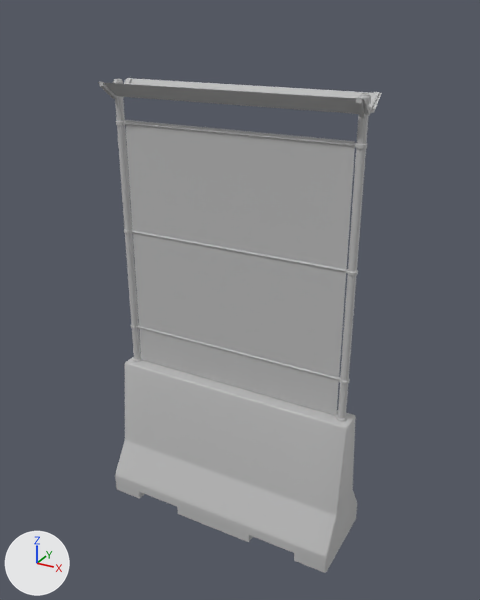
What one commit did to the glTF model public/models/impassable_barrier.glb.
Both versions are drawn from a 50 mm camera at (1.43, -2.52, 2.48) aimed at (0.03, 0.02, 1.21). Arrows for +X, +Y and +Z are at lower left; the lights stay in place. Where no turn or scale is listed for an object, it has been applied to the vertices. Vertices at the same position are counted once.

In view in the first picture: 'wall3'.
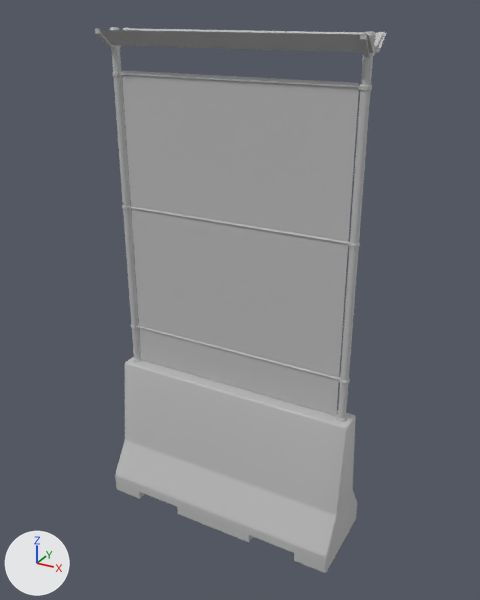
Commit message: barrier glb v1.4

Boxes (x1, y1, x2, y2) around the edits, measured in the pictures (480 x 600 px; the box of a moved part takes in the faces that stretch with it):
```json
{"object": "wall3", "change": "reshaped", "before": [98, 78, 382, 573], "after": [94, 27, 386, 573], "on screen": "10% taller"}
{"part": 1, "of": "me_mesh_004", "change": "moved or reshaped", "before": [133, 231, 345, 272], "after": [131, 207, 347, 244]}
{"part": 2, "of": "me_mesh_004", "change": "moved or reshaped", "before": [125, 122, 354, 146], "after": [122, 73, 358, 89]}
{"part": 3, "of": "me_mesh_004", "change": "moved or reshaped", "before": [98, 82, 369, 115], "after": [94, 30, 374, 53]}
{"part": 4, "of": "me_mesh_004", "change": "moved or reshaped", "before": [124, 78, 382, 113], "after": [123, 28, 386, 53]}
{"part": 5, "of": "me_mesh_004", "change": "moved or reshaped", "before": [117, 125, 139, 326], "after": [113, 76, 139, 326]}
{"part": 6, "of": "me_mesh_004", "change": "moved or reshaped", "before": [340, 149, 366, 381], "after": [340, 90, 370, 381]}
{"part": 7, "of": "me_mesh_004", "change": "moved or reshaped", "before": [99, 78, 336, 416], "after": [95, 27, 336, 416]}
{"part": 8, "of": "me_mesh_004", "change": "moved or reshaped", "before": [126, 92, 380, 415], "after": [122, 31, 384, 415]}
```

The change, as JSON lines over the scene's bpy script:
```json
{"block": "me_mesh_004", "where": "# used by ob_wall3; location = (0.0, 0.0, 0.0)"}
{"op": "remove", "block": "me_mesh_004", "code": "me_mesh_004.from_pydata(...)  # 1406 vertices, 2768 faces; spans x -0.63..0.63, y -0.22..0.22, z 0.0..2.18"}
{"op": "add", "block": "me_mesh_004", "code": "me_mesh_004.from_pydata(...)  # 1406 vertices, 2768 faces; spans x -0.63..0.63, y -0.22..0.22, z 0.0..2.4"}
{"block": "me_mesh_004", "change": "me_mesh_004 part 1: the loose piece of 66 vertices spanning x -0.56..0.56, y -0.01..0.0, z 1.46..1.47 is moved by (0.0, 0.0, 0.12)"}
{"block": "me_mesh_004", "change": "me_mesh_004 part 2: the loose piece of 66 vertices spanning x -0.56..0.56, y -0.01..0.0, z 1.98..2.0 is moved by (0.0, 0.0, 0.22)"}
{"block": "me_mesh_004", "change": "me_mesh_004 part 3: the loose piece of 4 vertices spanning x -0.62..0.61, y -0.1..-0.03, z 2.11..2.18 is moved by (0.0, 0.0, 0.22)"}
{"block": "me_mesh_004", "change": "me_mesh_004 part 4: the loose piece of 4 vertices spanning x -0.62..0.61, y 0.03..0.11, z 2.11..2.18 is moved by (0.0, 0.0, 0.22)"}
{"block": "me_mesh_004", "change": "me_mesh_004 part 5: 82 of the vertices in x -0.61..-0.56, y -0.02..0.02, z 1.46..1.47 are moved by (0.0, 0.0, 0.12)"}
{"block": "me_mesh_004", "change": "me_mesh_004 part 6: 82 of the vertices in x 0.55..0.61, y -0.02..0.02, z 1.46..1.47 are moved by (0.0, 0.0, 0.12)"}
{"block": "me_mesh_004", "change": "me_mesh_004 part 7: 268 of the vertices in x -0.61..-0.56, y -0.1..0.1, z 1.98..2.18 are moved by (0.0, 0.0, 0.22)"}
{"block": "me_mesh_004", "change": "me_mesh_004 part 8: 268 of the vertices in x 0.55..0.61, y -0.1..0.1, z 1.98..2.18 are moved by (0.0, 0.0, 0.22)"}
```
